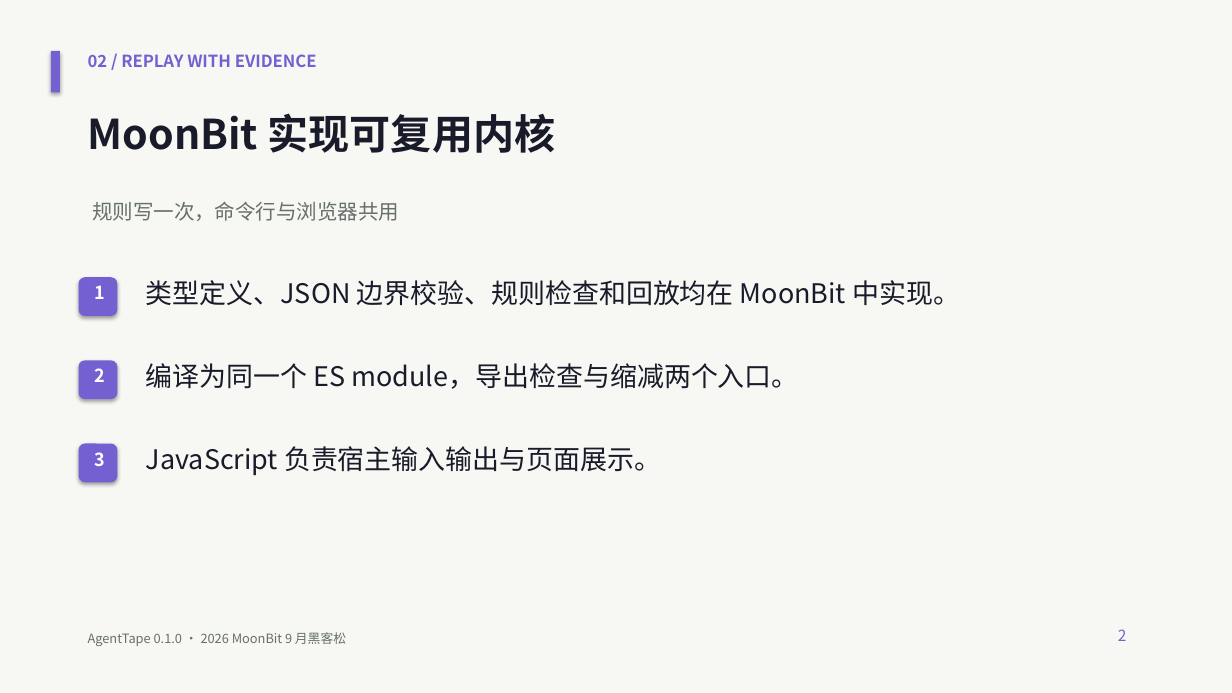
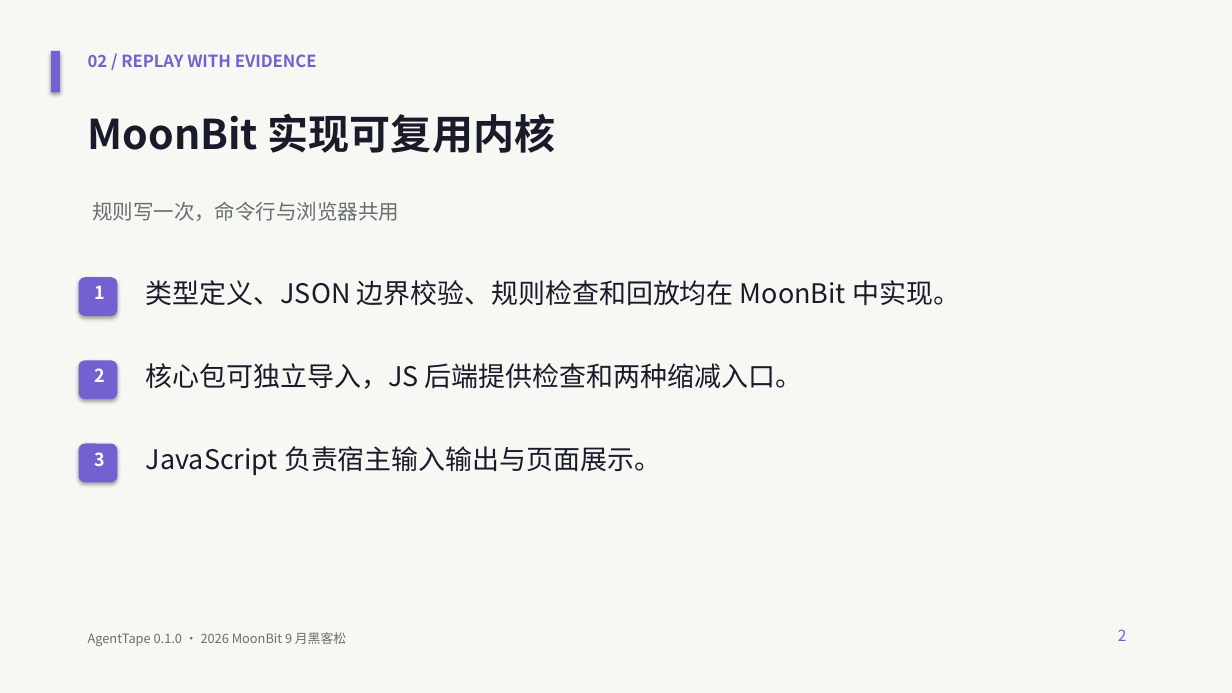
Before and after one commit to CodeAIKai/agent-tape, a slide deck: slide 3 of submission/pitch-deck.pptx. Drawn at 1232x693 pixels with LibreOffice and Linux fonts; fonts in the diff are those of the drawing. Boxes give left, top, right and bottom in pixels: in the first picture for what was removed or moved away, otherwise in the second. Text is boxed around its words. In the diff, an @@ line names an element or a change of style, - is before the commit and + after.

```diff
--- a/submission/pitch-deck.pptx
+++ b/submission/pitch-deck.pptx
@@ text at [146, 363, 802, 389]: text changed @@
-编译为同一个 ES module，导出检查与缩减两个入口。
+核心包可独立导入，JS 后端提供检查和两种缩减入口。
```
Also in this commit, not shown: 3 other slides changed, 21 other files.
